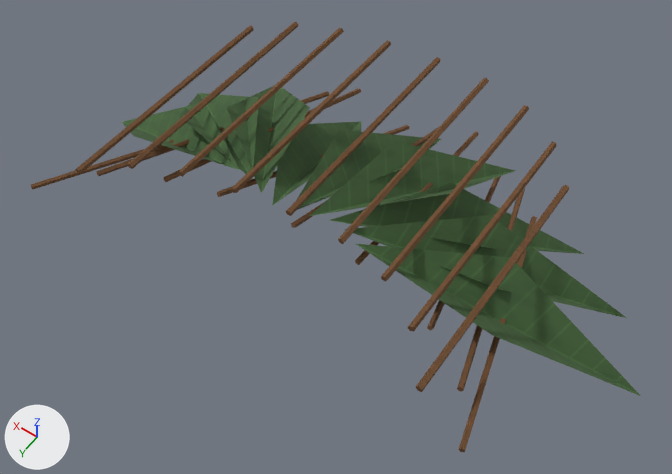
The OBJ model Assets/ProjectOEN/ProductionArt/Meshes/props_tools/pr-011_palm_leaf_pile__medium.obj as it was, and as the next commit left it.
Rendered twice from a 50 mm lens placed at (-0.829, 0.975, 1.543), pointed at (-0.062, -0.099, -0.144). Every picture has the same lights, and +X, +Y and +Z are marked at lower left. The picture after the commit comes second. Where no turn or scale is listed for an object, it has been applied to the vertices. Vertices at exactly the same position are counted once.

The first picture shows 'pr-011_palm_leaf_pile__medium'.
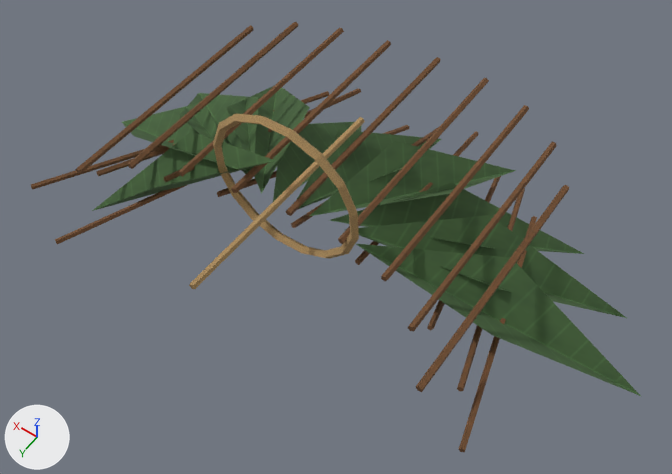
Changed parts and their boxes [x1, y1, x2, y2] in the pictures (672 x 474 px):
part 1 of me_pr_011_palm_leaf_pile__medium, added
    after: [189, 117, 364, 289]
part 2 of me_pr_011_palm_leaf_pile__medium, added
    after: [55, 185, 187, 244]
part 3 of me_pr_011_palm_leaf_pile__medium, added (brown)
    after: [213, 114, 359, 259]
part 4 of me_pr_011_palm_leaf_pile__medium, added (green)
    after: [92, 131, 276, 211]

The change, as a list of edits to the scene's bpy script:
```text
Add img_rope_albedo_png:
    img_rope_albedo_png = load_image('rope_albedo.png', '../../Materials/Textures/rope_albedo.png', 1024, 1024, 'sRGB')
Add mat_rope:
    mat_rope = principled_material('Rope')
    mat_rope.texture = img_rope_albedo_png
    mat_rope.roughness = 0.89
Change me_pr_011_palm_leaf_pile__medium:
    used by ob_pr_011_palm_leaf_pile__medium; location = (0.0, 0.0, 0.0)
    verts and faces of me_pr_011_palm_leaf_pile__medium; kept vertices keep their numbers, new ones are numbered from 251
    remove me_pr_011_palm_leaf_pile__medium.from_pydata(...)  # 251 vertices, 378 faces; spans x -0.8..0.8, y -0.66..0.21, z -0.38..0.03
    add me_pr_011_palm_leaf_pile__medium.from_pydata(...)  # 343 vertices, 548 faces; spans x -0.8..0.8, y -0.66..0.29, z -0.38..0.26
    me_pr_011_palm_leaf_pile__medium part 1: the loose piece of 12 vertices spanning x 0.23..0.24, y -0.54..0.06, z 0.01..0.03 is copied, and the copy is scaled about its middle by (0.744, 0.952, 0.436), then moved by (-0.23, 0.24, 0.02), in mat_rope (picture img_rope_albedo_png); it spans x -0.01..0.02, y -0.29..0.29, z 0.04..0.05
    me_pr_011_palm_leaf_pile__medium part 2: the loose piece of 12 vertices spanning x 0.27..0.48, y -0.54..0.12, z -0.22..-0.07 is copied, and the copy is scaled about its middle by (1.42, 0.809, -0.482), then moved by (-0.05, 0.23, 0.02); it spans x 0.18..0.47, y -0.25..0.28, z -0.17..-0.09
    me_pr_011_palm_leaf_pile__medium part 3: a new loose piece of 64 vertices spanning x -0.19..0.19, y -0.01..0.01, z -0.11..0.26, in mat_rope (picture img_rope_albedo_png)
    me_pr_011_palm_leaf_pile__medium part 4
    add verts[251] = (0.06, -0.05, 0.08)  # pixel (276, 160)
    add verts[252] = (0.29, 0.11, -0.02)  # pixel (152, 188)
    add verts[253] = (0.59, 0.08, -0.33)  # pixel (91, 211)
    add verts[254] = (0.34, -0.08, -0.02)  # pixel (191, 131)
    add faces += [(251, 252, 253), (251, 253, 254)]  # mat_leaf (picture img_leaf_albedo_png)
    add me_pr_011_palm_leaf_pile__medium.materials.append(mat_rope)  # picture img_rope_albedo_png
```
